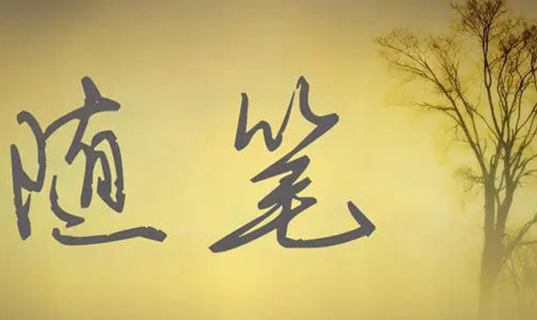
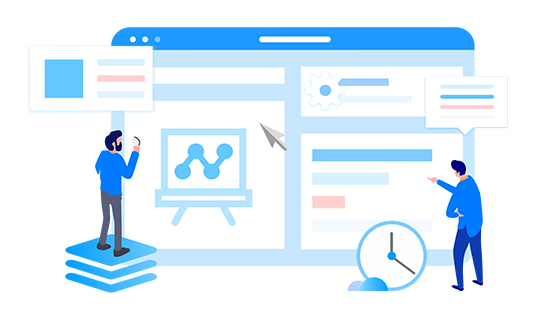
Layers edited between the first and the second w=537, h=320 image:
added layer "banner_1920x1080" above "1-210911211R9" over [26, 27, 510, 293]
hid "1-210911211R9" over [0, 0, 537, 320]
